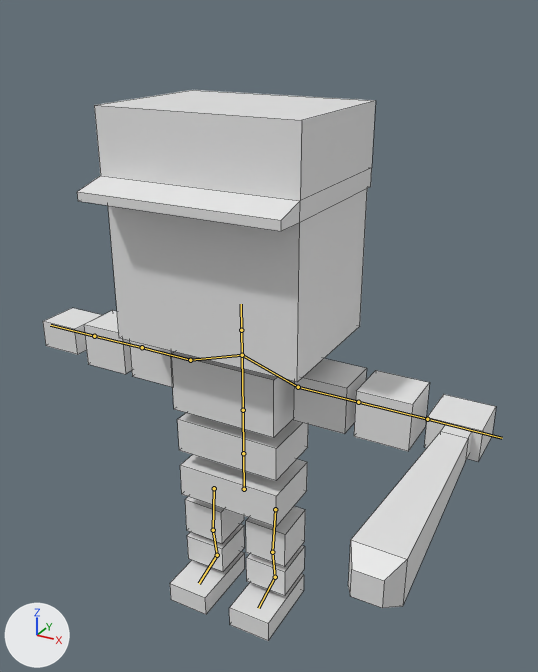
Two versions of the FBX model Assets/Graphics/Poliisi_model.fbx, one commit apart.
The view is the same before and after, from a camera (50 mm lens) standing at (3.7, -6.14, 6.48) and looking at (0.51, -0.33, 3.58). The lights are fixed; the arrows at lower left show +X, +Y and +Z. The bones that bend it are drawn over the model as lines. Mesh edges are drawn as thin lines.
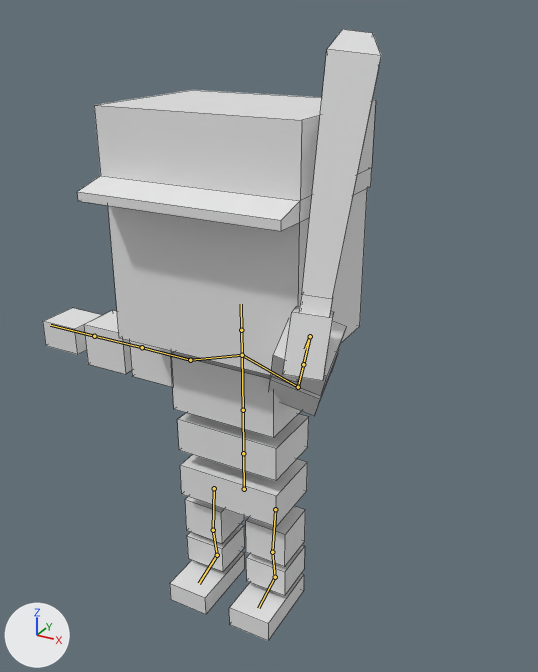
The newer file adds an action. The first version stands in its rest pose; the second is drawn at frame 15 of the action 'Armature.001|Hit'.

Location of each change, [x1, y1, x2, y2] in pixels of the pictures (538 x 672 px):
```json
{"object": "Cube.001", "change": "posed", "before": [43, 90, 496, 641], "after": [43, 29, 381, 641], "on screen": "25% narrower, 11% taller"}
{"bone": "Armature.001|Arm2.L", "before": "(298, 387) to (358, 402)", "after": "(298, 387) to (303, 364)"}
{"bone": "Armature.001|Hand.L", "before": "(427, 419) to (502, 438)", "after": "(310, 336) to (305, 349)"}
```

Edits to the scene script, one JSON object a line:
```json
{"block": "bone_armature_001_arm2_l", "where": "bone_armature_001_arm2_l = bpy.data.objects['Armature.001'].pose.bones['Armature.001|Arm2.L']  # child of 'Armature.001|Shoulder.L'"}
{"op": "set", "path": "bone_armature_001_arm2_l.rotation_quaternion", "old": "(1.0, 0.0, 0.0, 0.0)", "new": "(0.28, -0.529, -0.778, 0.19)", "note": "degrees (0, 0, 0) -> degrees (-143, -14, 107)"}
{"block": "bone_armature_001_hand_l", "where": "bone_armature_001_hand_l = bpy.data.objects['Armature.001'].pose.bones['Armature.001|Hand.L']  # child of 'Armature.001|Arm1.L'"}
{"op": "set", "path": "bone_armature_001_hand_l.rotation_quaternion", "old": "(1.0, 0.0, 0.0, 0.0)", "new": "(0.958, 0.267, 0.106, 0.0)", "note": "degrees (0, 0, 0) -> degrees (32, 12, 3)"}
```
